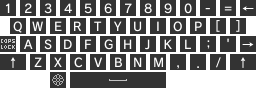
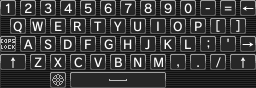
The second 256 × 88 image is a revision of the first. Changes to its layers:
painted on "globe" over [50, 72, 66, 88]
added layer "keyboard.png" above "bg" over [0, 0, 256, 88]
hid "bg" over [0, 0, 256, 88]
